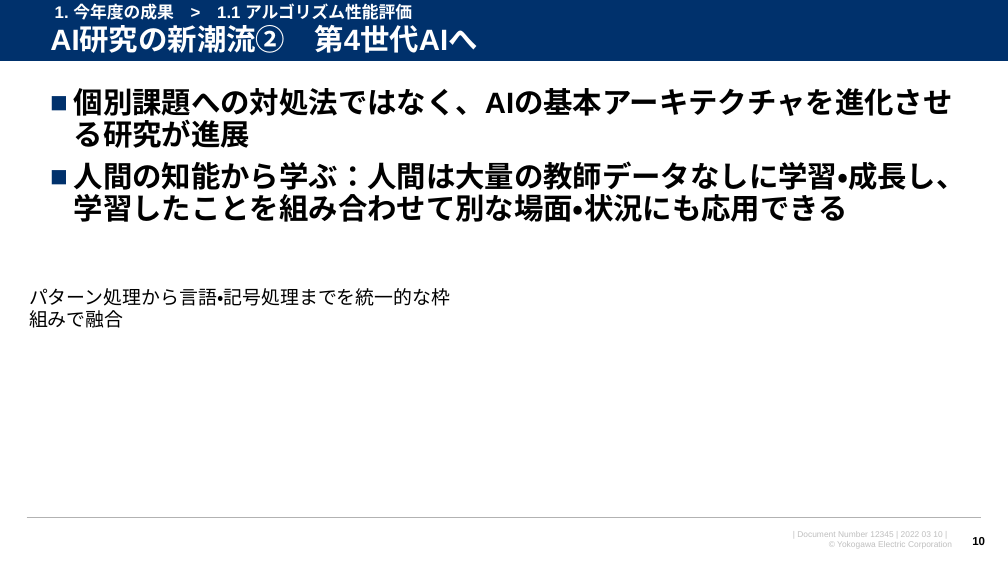
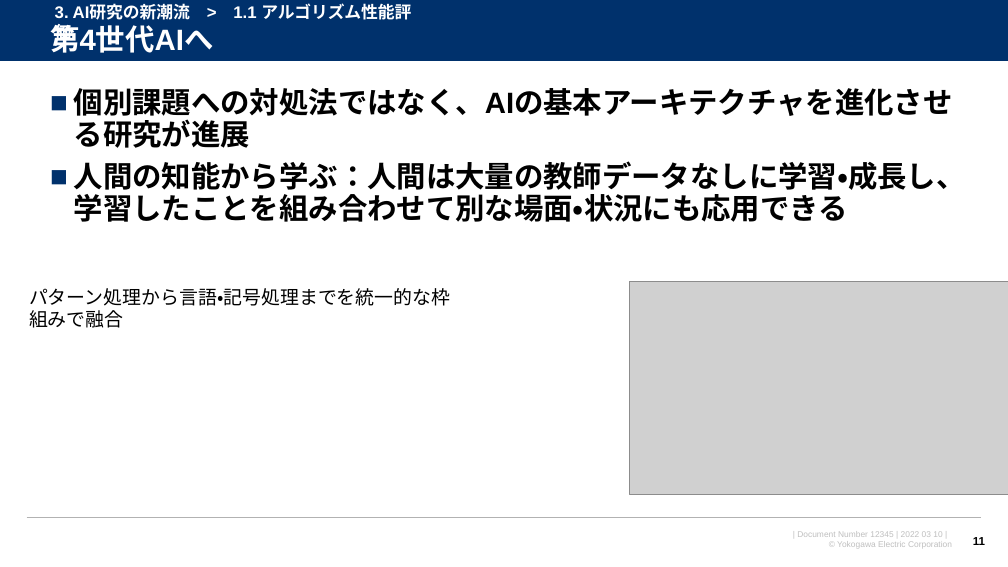
Before and after one commit to watarukumagai-git/opt, a slide deck: slide 11 of MMW/20220310_MMW_kumagai_rev.0.pptx (slide 10 before the commit). Drawn at 1008x567 pixels with LibreOffice and Linux fonts; fonts in the diff are those of the drawing; grey boxes stand for pictures; background and template pictures are left out. Boxes give left, top, right and bottom in pixels: in the first picture for what was removed or moved away, otherwise in the second. Text is boxed around its words. In the diff, an @@ line names an element or a change of style, - is before the commit and + after.

```diff
--- a/MMW/20220310_MMW_kumagai_rev.0.pptx
+++ b/MMW/20220310_MMW_kumagai_rev.0.pptx
@@ title at [50,24,213,53]: text changed @@
-AI研究の新潮流② 第4世代AIへ
+第4世代AIへ
@@ text at [55,3,411,23]: text changed @@
-1. 今年度の成果 > 1.1 アルゴリズム性能評価
+3. AI研究の新潮流 > 1.1 アルゴリズム性能評価
@@ picture added at [629,281,1008,495] @@
@@ page number at [973,537,985,545]: text changed @@
-10
+11
```
Also in this commit, not shown: 9 other slides changed, 4 slides added, 7 slides removed, 1 other file.
